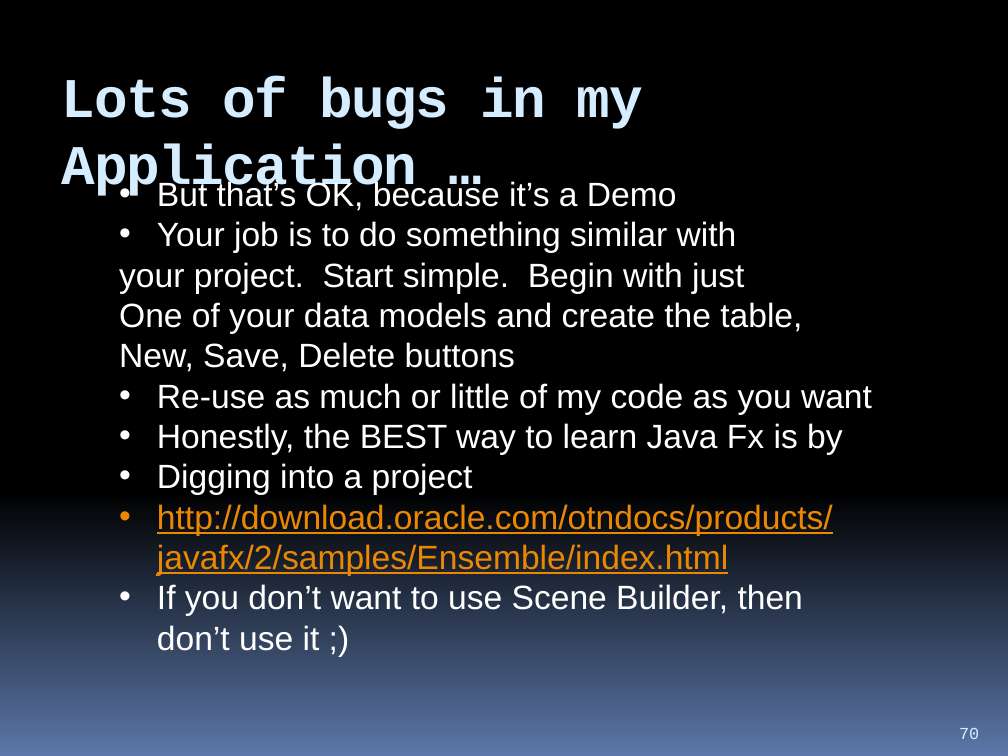
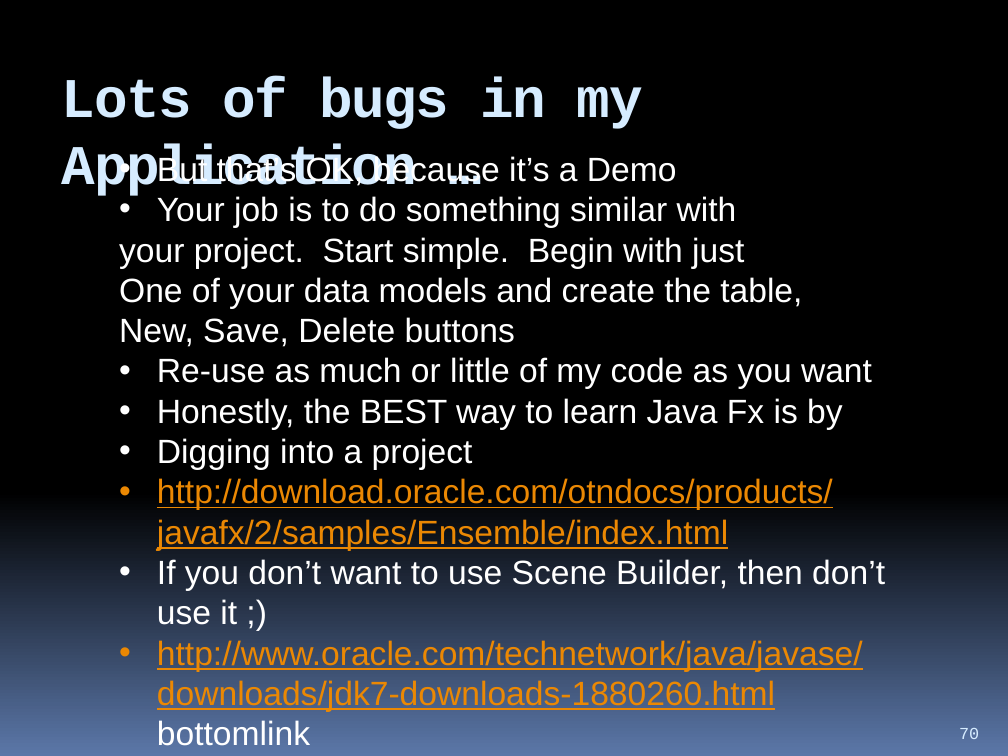
Before and after one commit to hchan/comp2613, a slide deck: slide 70 of coursePresentation.pptx. Drawn at 1008x756 pixels with LibreOffice and Linux fonts; fonts in the diff are those of the drawing. Boxes give left, top, right and bottom in pixels: in the first picture for what was removed or moved away, otherwise in the second. Text is boxed around its words. In the diff, an @@ line names an element or a change of style, - is before the commit and + after.

```diff
--- a/coursePresentation.pptx
+++ b/coursePresentation.pptx
@@ text "But that’s OK, because it’s ...": place and size @@
-text "But that’s OK, because it’s ..." at [119, 179, 872, 651]
+text "But that’s OK, because it’s ..." at [119, 154, 885, 712]
@@ text at [157, 640, 863, 712]: paragraph added @@
+• http://www.oracle.com/technetwork/java/javase/downloads/jdk7-downloads-1880260.html bottomlink
```
Also in this commit, not shown: 2 slides added, 1 slide removed, 2 other files.
